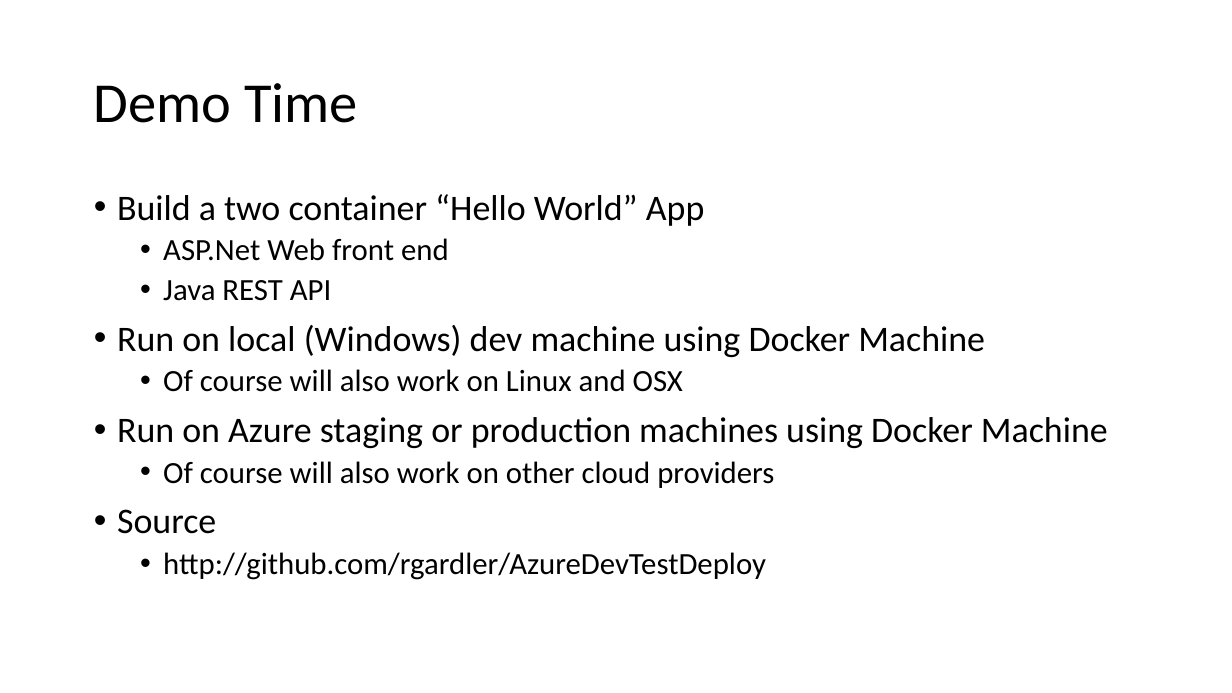
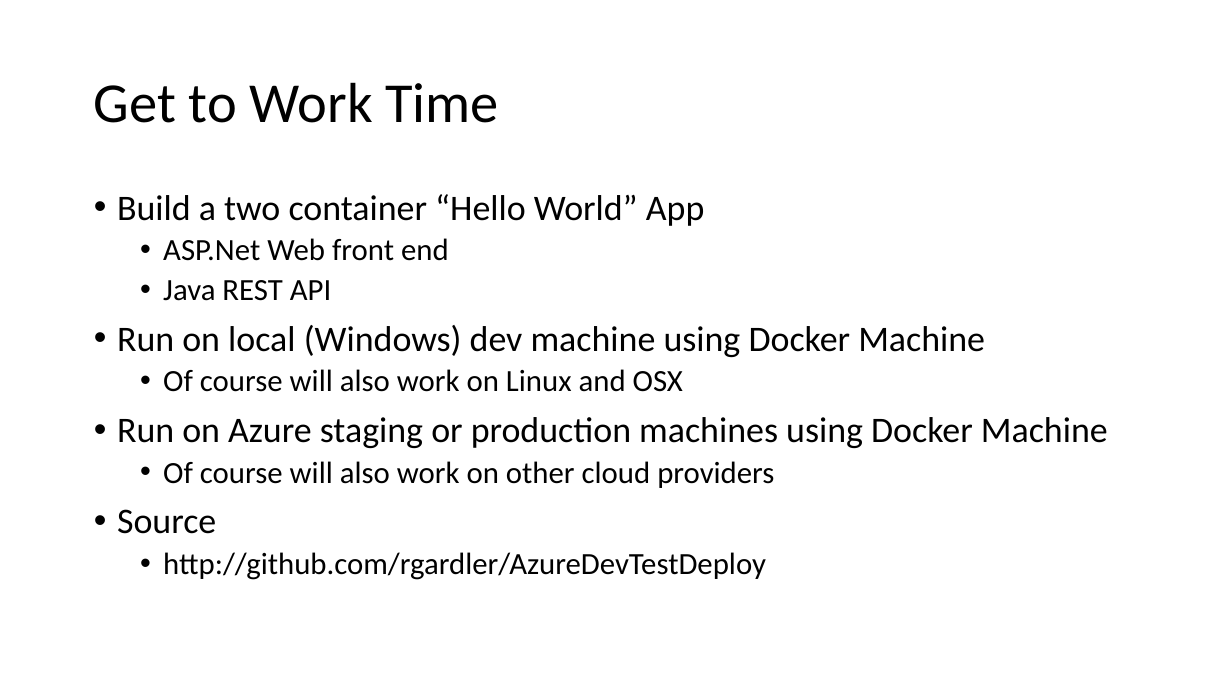
Before and after one commit to tvsnarayana/AzureDevTestDeploy, a slide deck: slide 11 of docs/tutorial.pptx. Drawn at 1232x693 pixels with LibreOffice and Linux fonts; fonts in the diff are those of the drawing. Boxes give left, top, right and bottom in pixels: in the first picture for what was removed or moved away, otherwise in the second. Text is boxed around its words. In the diff, an @@ line names an element or a change of style, - is before the commit and + after.

```diff
--- a/docs/tutorial.pptx
+++ b/docs/tutorial.pptx
@@ title at (x1=94, y1=82, x2=499, y2=123): text changed @@
-Demo Time
+Get to Work Time
```
Also in this commit, not shown: 6 other slides changed, 4 slides added, 1 slide removed.
